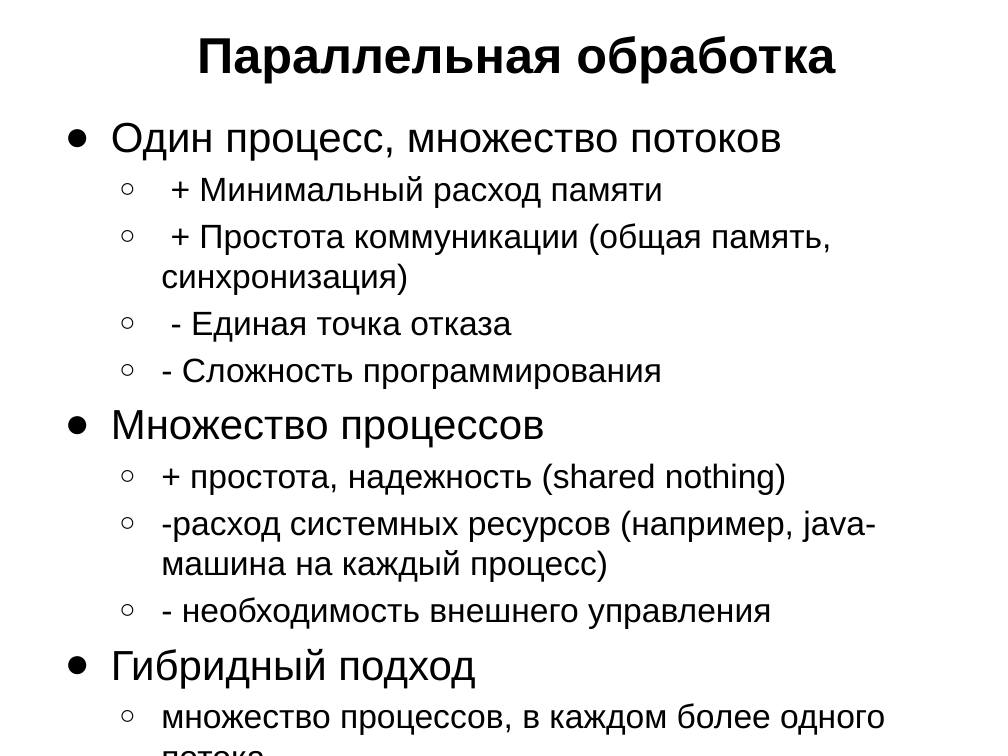
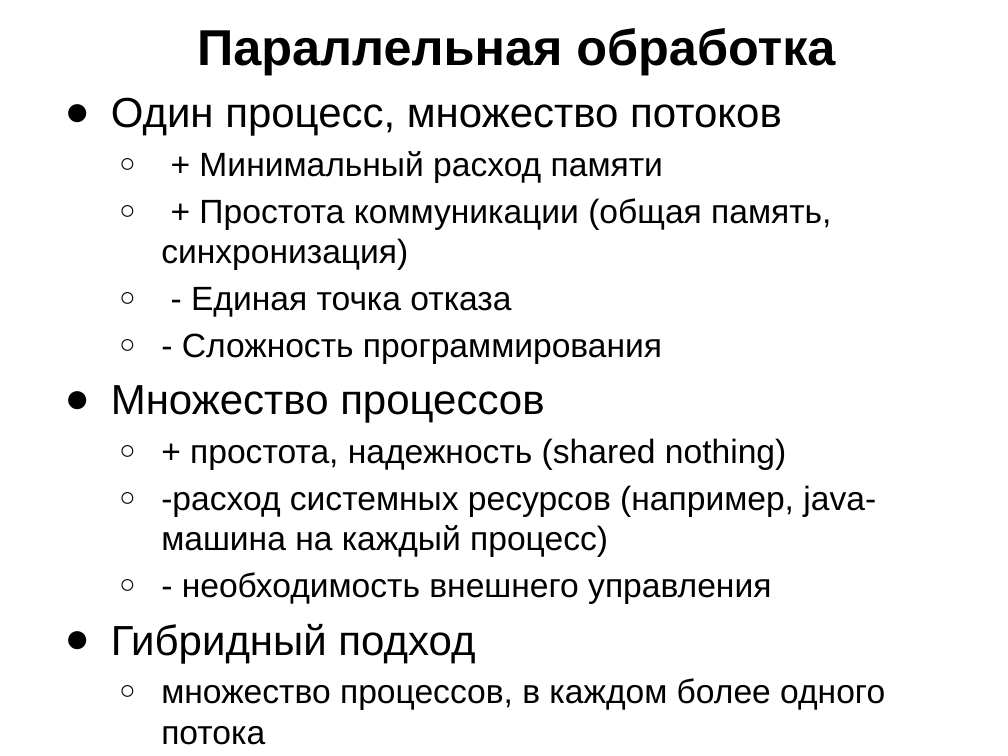
Before and after one commit to schadov/241m-lectures, a slide deck: slide 8 of Lecture-Server.pptx. Drawn at 1008x756 pixels with LibreOffice and Linux fonts; fonts in the diff are those of the drawing. Boxes give left, top, right and bottom in pixels: in the first picture for what was removed or moved away, otherwise in the second. Text is boxed around its words. In the diff, an @@ line names an element or a change of style, - is before the commit and + after.

```diff
--- a/Lecture-Server.pptx
+++ b/Lecture-Server.pptx
@@ title "Параллельная обработка": place and size @@
-title "Параллельная обработка" at box(197, 36, 835, 83)
+title "Параллельная обработка" at box(197, 28, 835, 75)
@@ text "Один процесс, множество потоков": place and size @@
-text "Один процесс, множество потоков" at box(111, 122, 885, 735)
+text "Один процесс, множество потоков" at box(111, 97, 885, 710)
```
Also in this commit, not shown: 11 other slides changed, 9 slides added.
